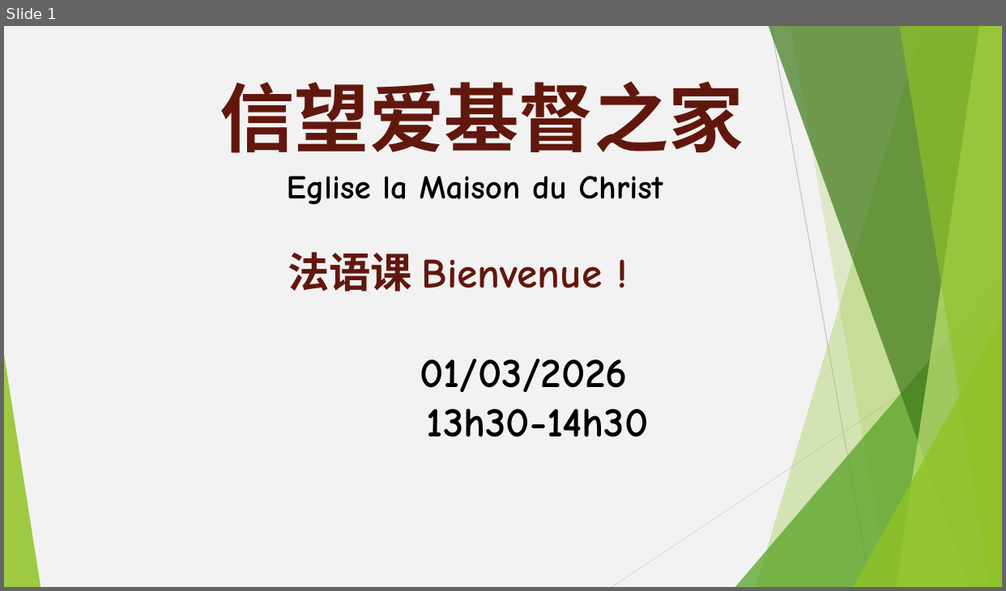
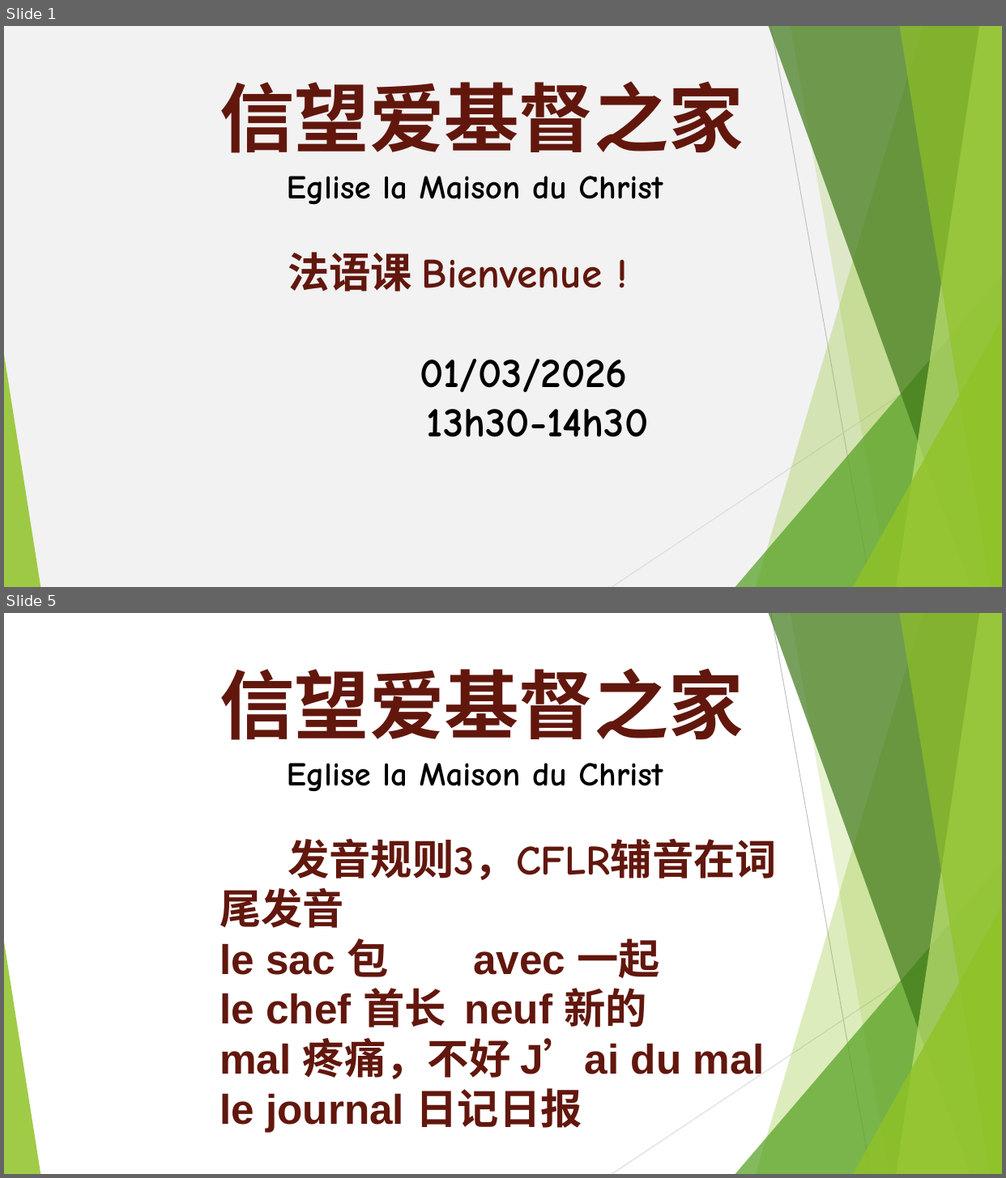
Before and after one commit to WANGZijian1994/SildePPT, a slide deck: 2026-03-01 法语课.pptx. Shown one above the other, each under a label of ours: slide 1 before the commit, slides 1 and 5 after it; the slides between them are not shown. The pictures are 1006x591 and 1006x1178 pixels, drawn with LibreOffice and Linux fonts; fonts in the diff are those of the drawing. Boxes give left, top, right and bottom in pixels: in the first picture for what was removed or moved away, otherwise in the second. Text is boxed around its words. In the diff, an @@ line names an element or a change of style, - is before the commit and + after.

```diff
--- a/2026-03-01 法语课.pptx
+++ b/2026-03-01 法语课.pptx
@@ slide 5 added at (x1=4, y1=613, x2=1002, y2=1174), background #FFFFFF; not listed: 10 template elements that a slide beside it also shows @@
@@ text added at (x1=219, y1=668, x2=777, y2=1132), 40 pt, text #62170D, bold @@
+信望爱基督之家
+Eglise la Maison du Christ
+发音规则3，CFLR辅音在词尾发音
+le sac 包 avec 一起
+le chef 首长 neuf 新的
+mal 疼痛，不好 J’ai du mal
+le journal 日记日报
```
Also in this commit, not shown: 1 slide changed, 22 other slides added, 2 other files.
